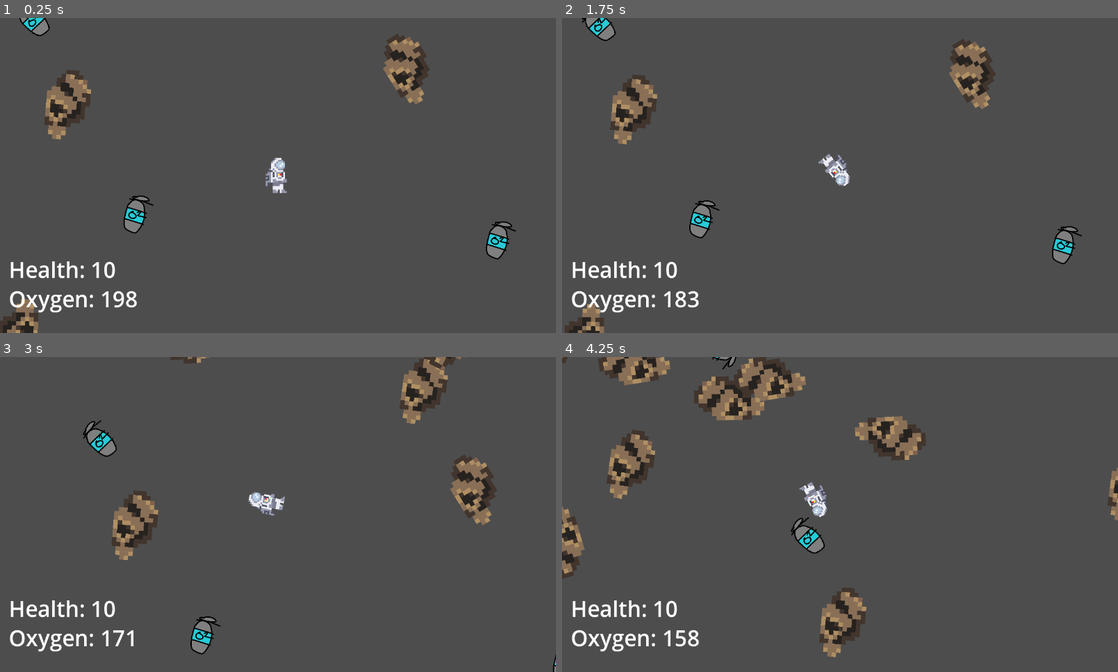
Above: before the commit, frames 1-4 (two rows, left to right).
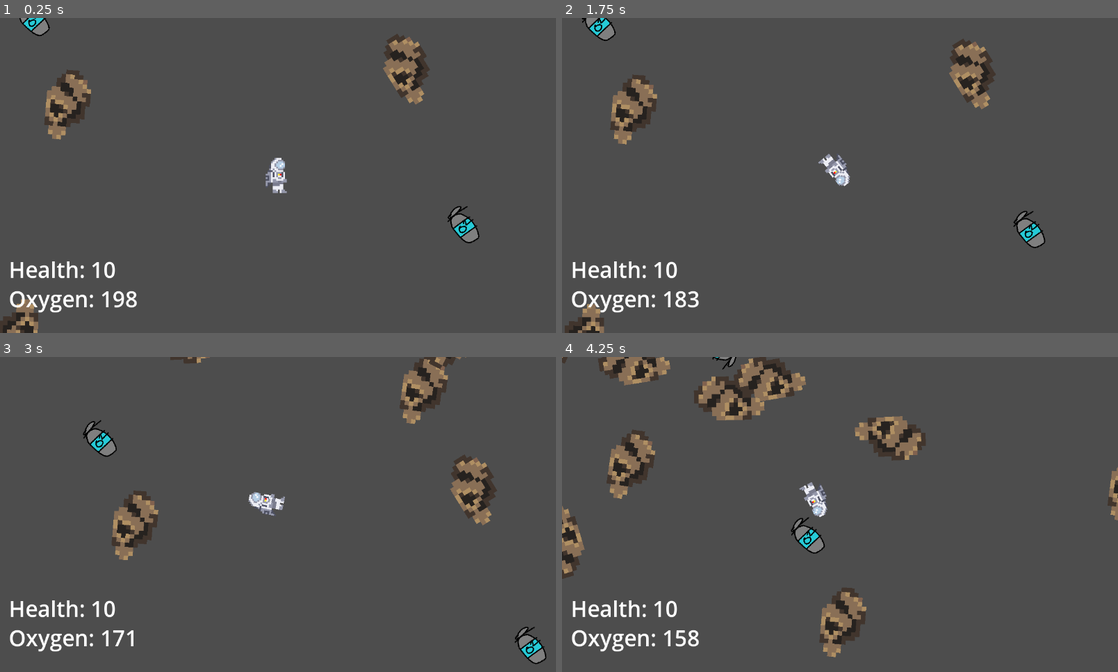
Above: after the commit, the same moments.

Repository: AgilMonkey/NoOxygenGame-ItechGamejam2023
Game: Godot game, scene res://scenes/Main.tscn
Same seed, same stepped clock (60 frames per second), same inputs: the game is played once before the commit and once after it.
Inputs:
- Up to frame 1 (0.25 s): no input
- Up to frame 2 (1.75 s): tap Enter at 0.5 s; hold Right (move_right) 0.53-1.28 s; hold Down (move_back) from 1.28 s (still down)
- Up to frame 3 (3 s): release Down (move_back) at 2.03 s; hold Right (move_right) 2.03-2.78 s; hold Up (move_forward) from 2.78 s (still down)
- Up to frame 4 (4.25 s): release Up (move_forward) at 3.53 s; hold Left (move_left) from 3.53 s (still down)

The runs differ from the first frame. In frame 1, 1.1% of the frame differs, in the area x 22-93%, y 56-77%; in frame 2, 1.1%, in the area x 22-94%, y 57-79%; in frame 3, 0.8%; in frame 4, nothing differs.

Commit message:
Merubah dikit scene main

Diff:
--- a/scenes/Main.tscn
+++ b/scenes/Main.tscn
@@ -46,10 +46,8 @@
 debug_color = Color(0, 0.6, 0.701961, 0)
 
 [node name="OxygenTank" parent="." instance=ExtResource("7_0lmgl")]
-position = Vector2(948, 502)
-
-[node name="OxygenTank2" parent="." instance=ExtResource("7_0lmgl")]
-position = Vector2(120, 443)
+position = Vector2(871, 470)
+rotation = -0.927385
 
 [connection signal="on_death" from="Astronot" to="UI/GameUI" method="_on_astronot_on_death"]
 [connection signal="on_death" from="Astronot" to="UI/GameoverUI" method="_on_astronot_on_death"]
